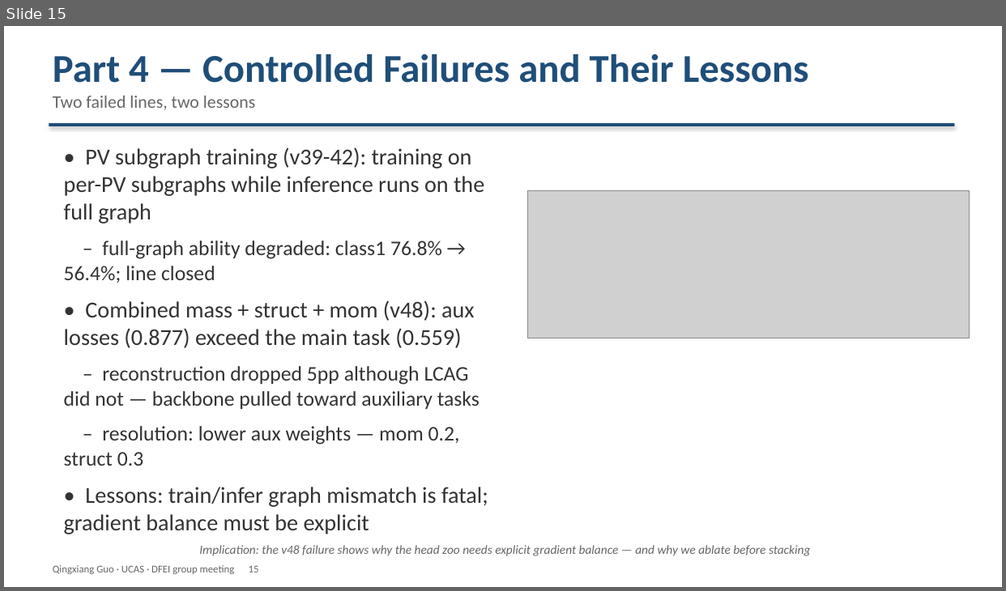
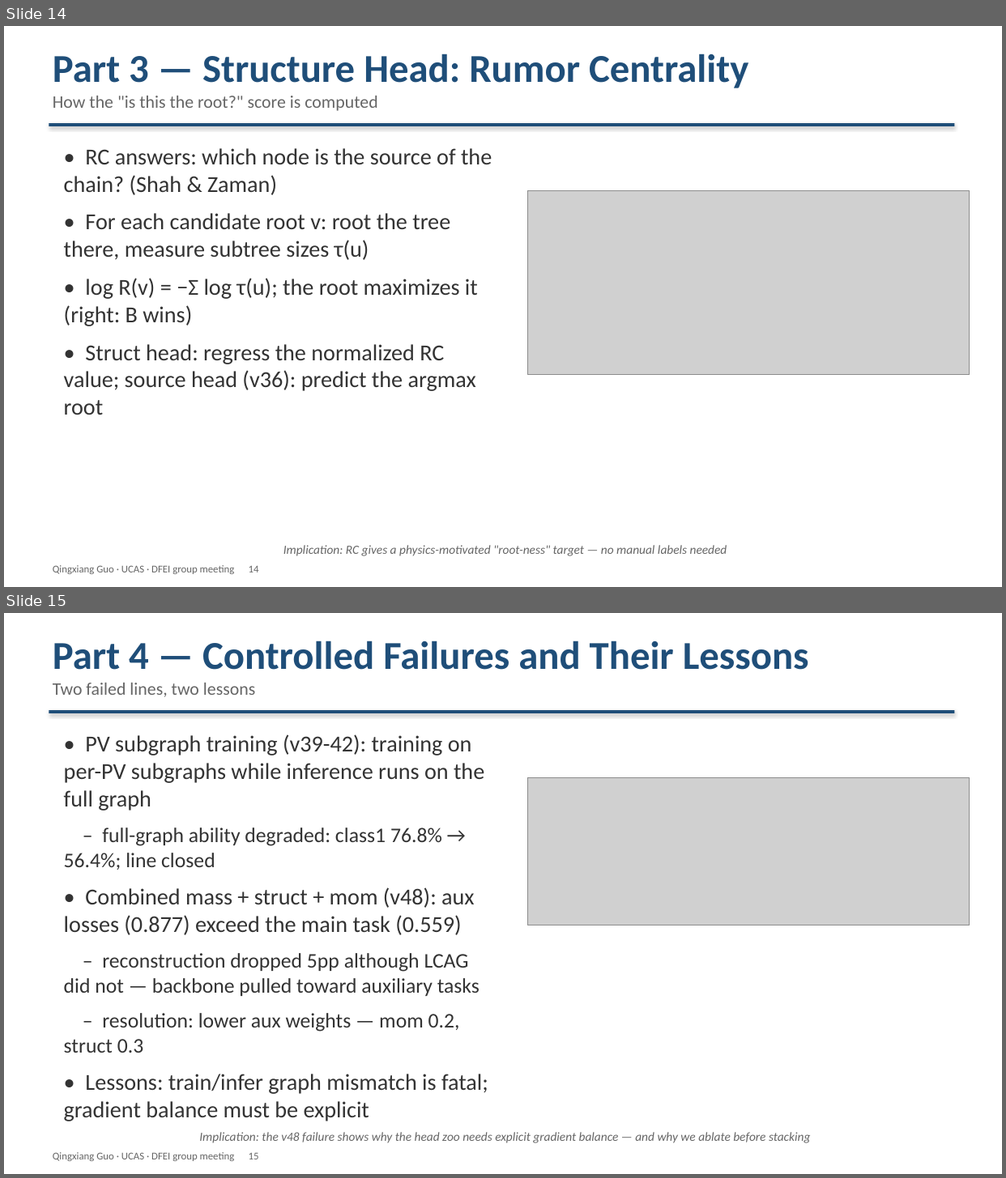
Before and after one commit to Aniedrew/dfei_ift, a slide deck: meeting_figs/DFEI_progress_20260902_EN.pptx. Shown one above the other, each under a label of ours: slide 15 before the commit, slides 14 and 15 after it. The pictures are 1006x591 and 1006x1178 pixels, drawn with LibreOffice and Linux fonts; fonts in the diff are those of the drawing; grey boxes stand for pictures. Boxes give left, top, right and bottom in pixels: in the first picture for what was removed or moved away, otherwise in the second. Text is boxed around its words. In the diff, an @@ line names an element or a change of style, - is before the commit and + after.

Commit message:
docs: rebuild Part 3 — probes, native head zoo, depth & RC calculation
- S11: linear probes first — new probe_method figure shows HOW a probe is
  calculated (frozen backbone -> linear layer -> R2); evidence physics is
  lost (mass 0.003, mom ~0) then recovered (mass 0.93)
- S12: head zoo as native PowerPoint shapes (editable), new physics heads
  (source/mass/struct/mom) marked green vs original blue; dropped the PNG
- S13/S14: one page each for the struct-head targets — depth (BFS layers)
  and Rumor Centrality (subtree sizes, log R = -sum log tau, argmax root)
- Removed the unexplained ROC plot and its slide; parts renumbered (17 pages)

```diff
--- a/meeting_figs/DFEI_progress_20260902_EN.pptx
+++ b/meeting_figs/DFEI_progress_20260902_EN.pptx
@@ slide 14 added at (4, 26, 1002, 587), background #FFFFFF @@
@@ text added at (53, 54, 748, 111), 17 pt, text #666666 @@
+Part 3 — Structure Head: Rumor Centrality
+How the "is this the root?" score is computed
@@ rectangle added at (49, 123, 955, 126), fill #1F4E79 @@
@@ text added at (64, 148, 492, 415), 22 pt, text #333333 @@
+• RC answers: which node is the source of the chain? (Shah & Zaman)
+• For each candidate root v: root the tree there, measure subtree sizes τ(u)
+• log R(v) = −Σ log τ(u); the root maximizes it (right: B wins)
+• Struct head: regress the normalized RC value; source head (v36): predict the argmax root
@@ picture added at (528, 190, 970, 375) @@
@@ text added at (283, 545, 727, 557), 12 pt, text #666666, italic @@
+Implication: RC gives a physics-motivated "root-ness" target — no manual labels needed
@@ text added at (53, 565, 259, 574), 10 pt, text #666666 @@
+Qingxiang Guo · UCAS · DFEI group meeting 14
```
Also in this commit, not shown: 3 slides changed, 1 other slide added, 2 slides removed, 7 other files.
